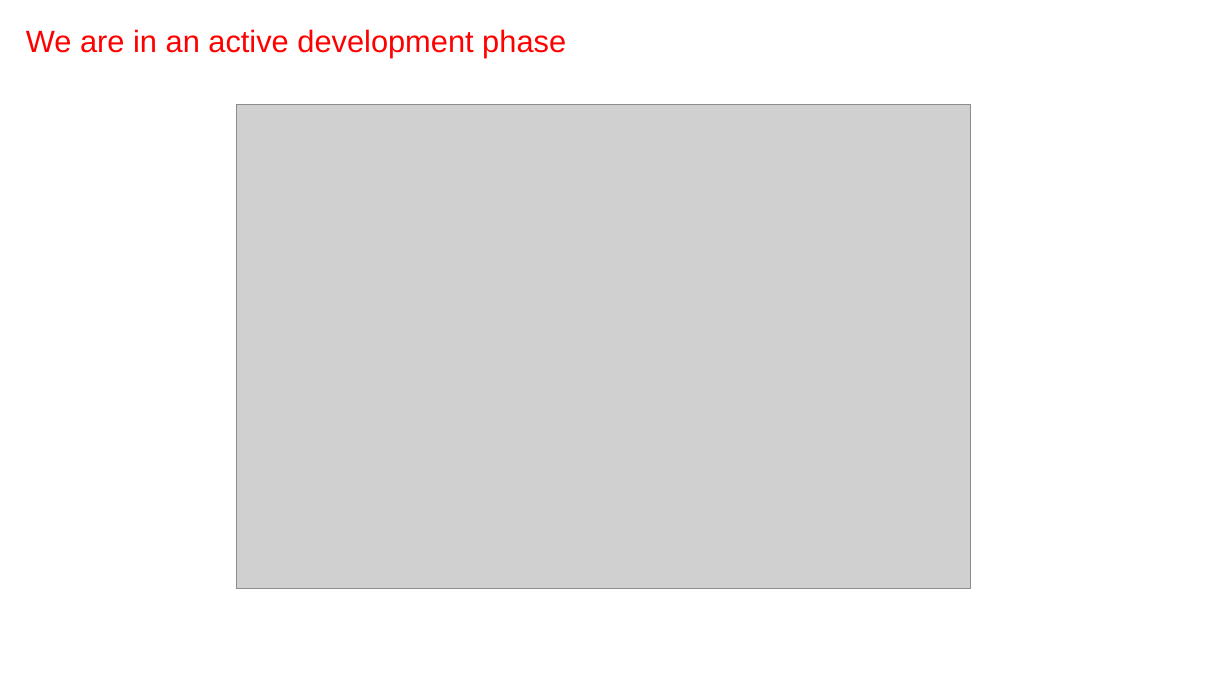
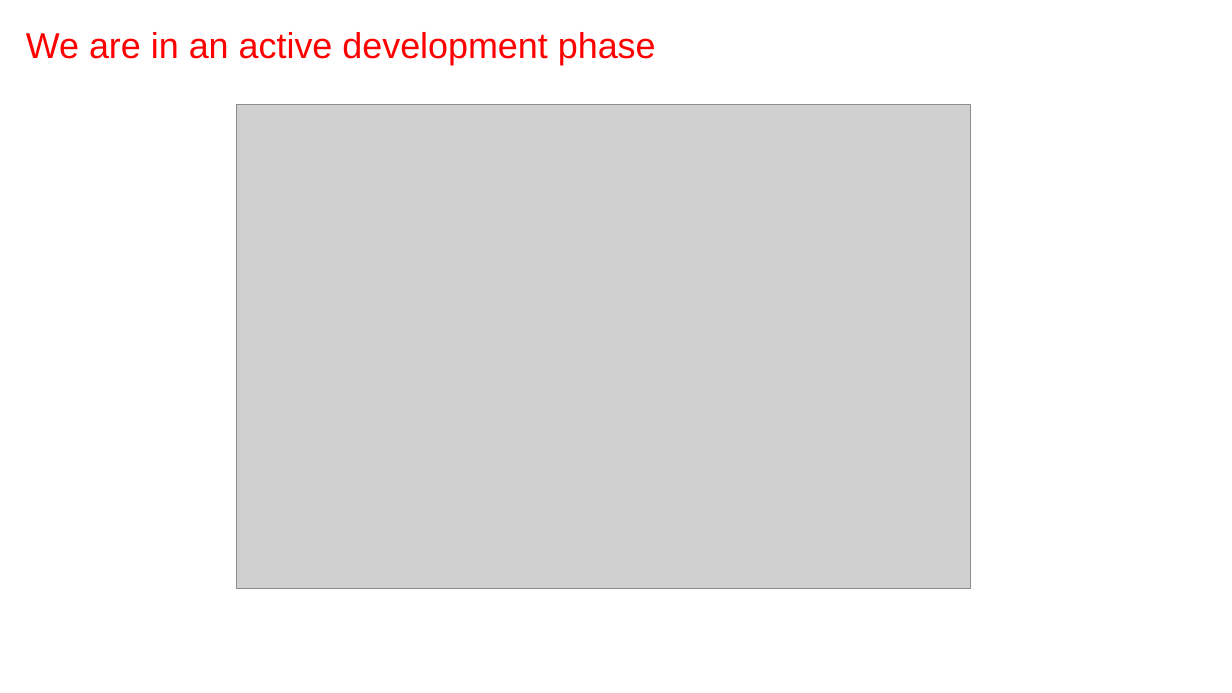
Before and after one commit to jwillis0720/sadie, a slide deck: slide 5 of notebooks/airr_c/SADIE_AIRR_C_2022.pptx. Drawn at 1232x693 pixels with LibreOffice and Linux fonts; fonts in the diff are those of the drawing; grey boxes stand for pictures. Boxes give left, top, right and bottom in pixels: in the first picture for what was removed or moved away, otherwise in the second. Text is boxed around its words. In the diff, an @@ line names an element or a change of style, - is before the commit and + after.

```diff
--- a/notebooks/airr_c/SADIE_AIRR_C_2022.pptx
+++ b/notebooks/airr_c/SADIE_AIRR_C_2022.pptx
@@ text "We are in an active ..." at box(26, 32, 656, 64): size 24 to 28 pt @@
```
Also in this commit, not shown: 1 other slide changed.
